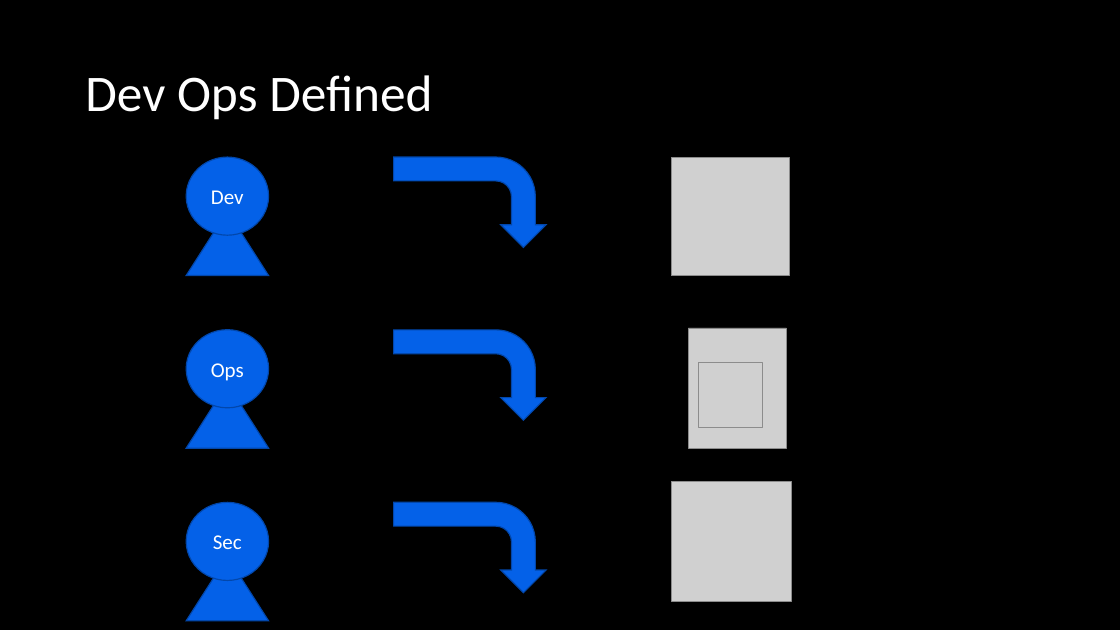
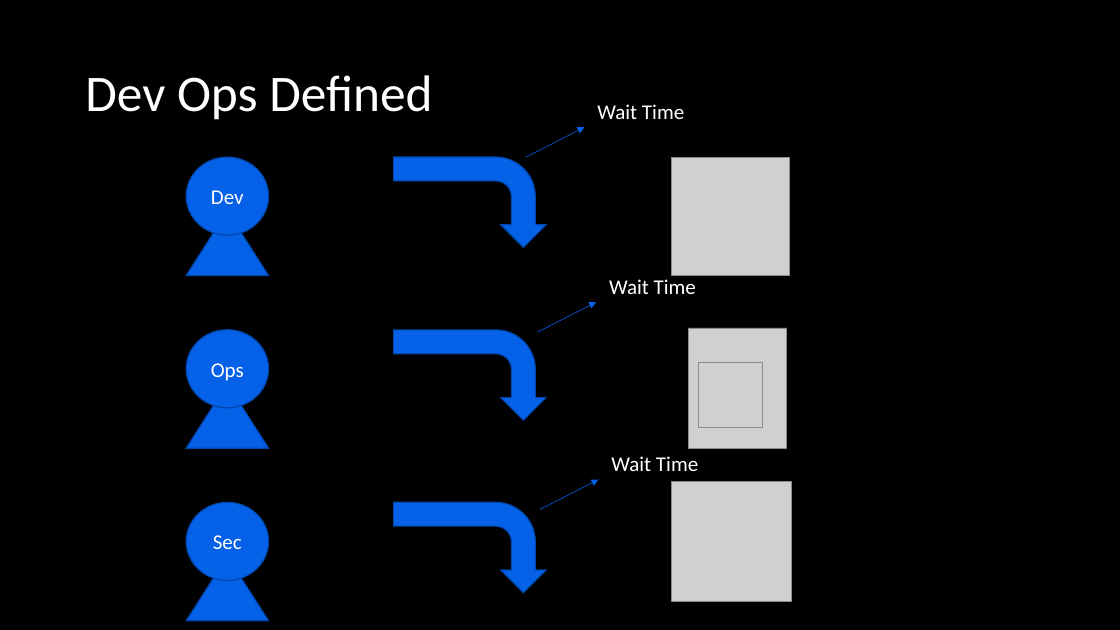
Before and after one commit to FraserPol/hashi-tech-excersise, a slide deck: slide 8 of Hashi-Demo-Preso.pptx. Drawn at 1120x630 pixels with LibreOffice and Linux fonts; fonts in the diff are those of the drawing; grey boxes stand for pictures. Boxes give left, top, right and bottom in pixels: in the first picture for what was removed or moved away, otherwise in the second. Text is boxed around its words. In the diff, an @@ line names an element or a change of style, - is before the commit and + after.

```diff
--- a/Hashi-Demo-Preso.pptx
+++ b/Hashi-Demo-Preso.pptx
@@ text added at (597,104,684,119), 18 pt, text #FFFFFF @@
+Wait Time
@@ arrow added from (526, 157) to (585, 127), #0461E8 0.5 pt @@
@@ text added at (609,279,696,294), 18 pt, text #FFFFFF @@
+Wait Time
@@ arrow added from (538, 332) to (597, 302), #0461E8 0.5 pt @@
@@ text added at (611,456,698,471), 18 pt, text #FFFFFF @@
+Wait Time
@@ arrow added from (540, 509) to (598, 480), #0461E8 0.5 pt @@
```
Also in this commit, not shown: 2 other slides changed, 13 other files.
